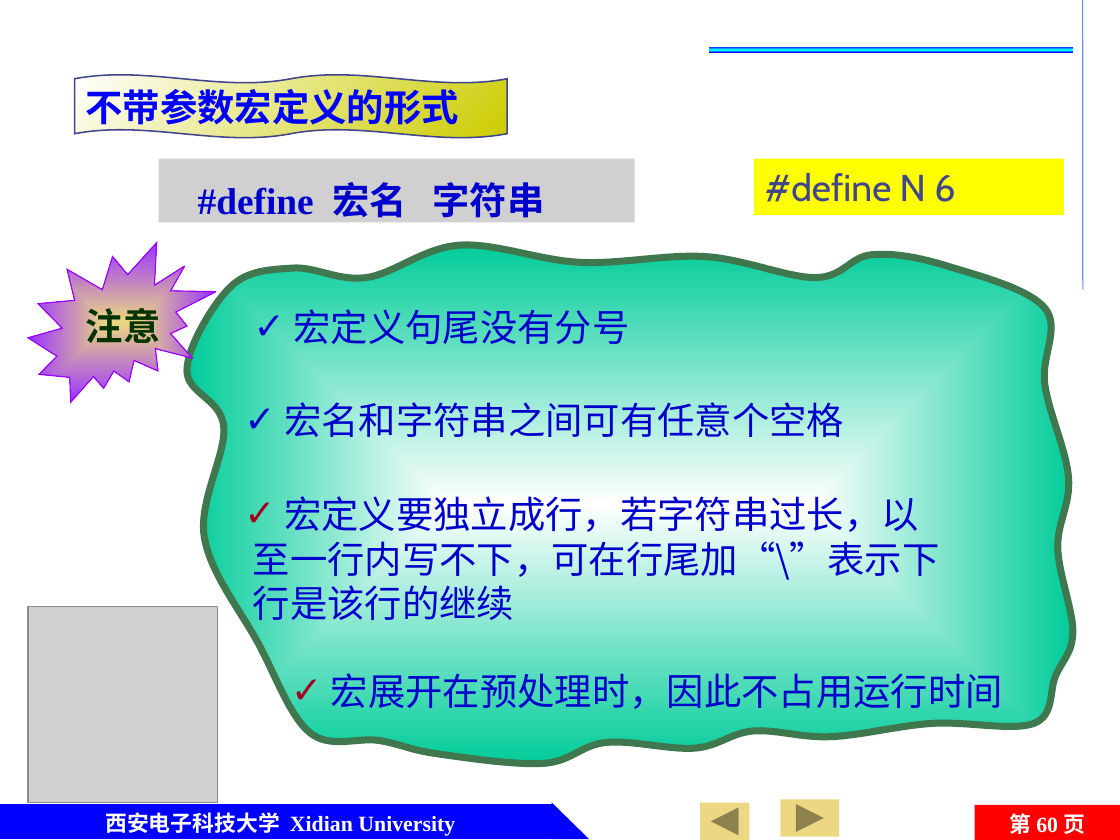
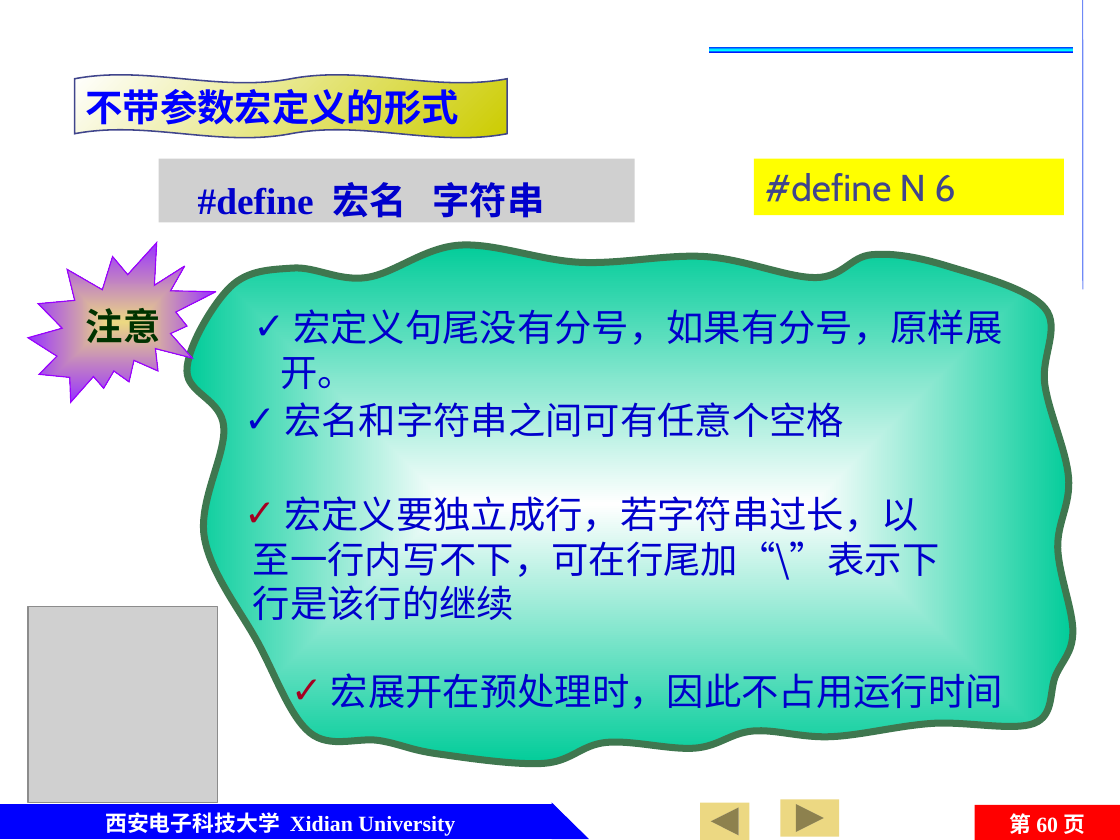
Before and after one commit to jtrfid/C-Repositories, a slide deck: slide 60 of 2016/C语言/课件/第7章 函数及变量存储类型.pptx. Drawn at 1120x840 pixels with LibreOffice and Linux fonts; fonts in the diff are those of the drawing; grey boxes stand for pictures; background and template pictures are left out. Boxes give left, top, right and bottom in pixels: in the first picture for what was removed or moved away, otherwise in the second. Text is boxed around its words. In the diff, an @@ line names an element or a change of style, - is before the commit and + after.

```diff
--- a/2016/C语言/课件/第7章 函数及变量存储类型.pptx
+++ b/2016/C语言/课件/第7章 函数及变量存储类型.pptx
@@ text at bbox=[280, 309, 1002, 389]: text changed @@
-✓ 宏定义句尾没有分号
+✓ 宏定义句尾没有分号，如果有分号，原样展开。
```
Also in this commit, not shown: 4 other files.
